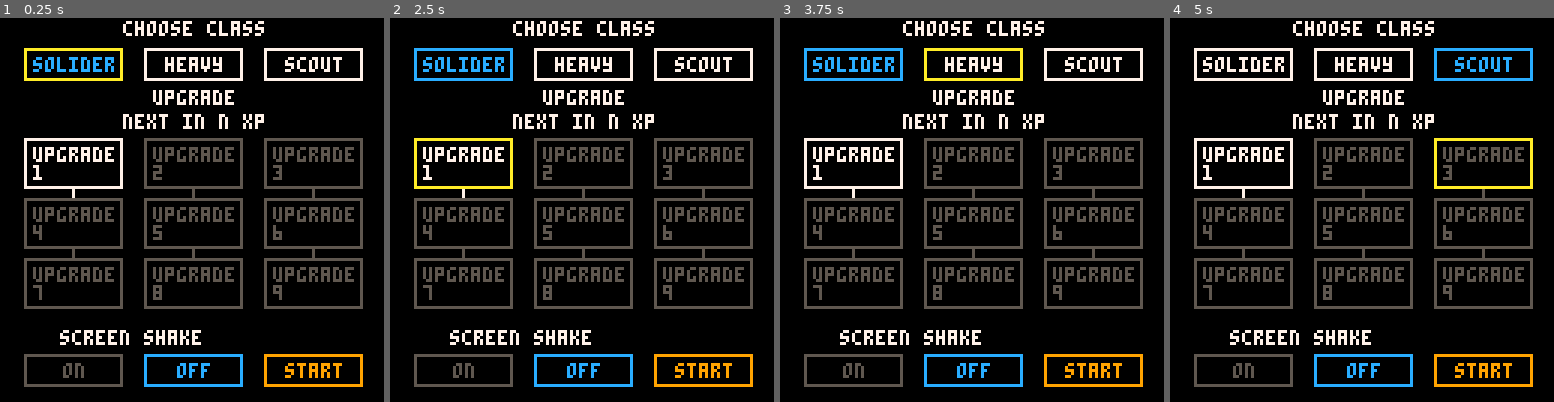
Above: before the commit, frames 1-4 (left to right).
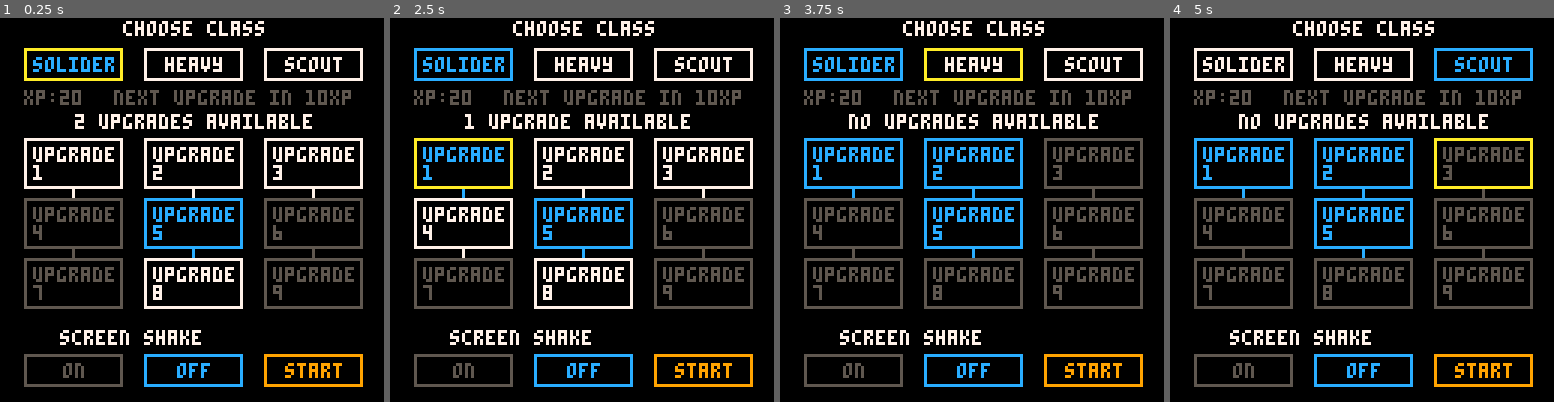
Above: after the commit, the same moments.

Repository: rdelos747/pico8
Game: PICO-8 cartridge mech.p8
Two runs of this game, one before a commit and one after it. Both use one fixed random seed, a clock stepped at 60 frames per second and the inputs below.
Inputs:
- Up to frame 1 (0.25 s): no input
- Up to frame 2 (2.5 s): tap O (Z key) at 0.33, 0.7, 1.43, 2.22 s; tap X (X key) at 1.07, 2.07, 2.4 s; hold Left 1.97-2.37 s; hold Down from 2.42 s (still down)
- Up to frame 3 (3.75 s): tap X (X key) every 0.33 s from 2.73 to 3.73 s; release Down at 2.82 s; hold Right 2.87-3.53 s; tap O (Z key) at 3.1 s; hold Up from 3.58 s (still down)
- Up to frame 4 (5 s): tap O (Z key) at 3.98, 4.87 s; tap X (X key) at 4.07, 4.4, 4.73 s; release Up at 4.08 s; hold Right 4.13-4.53 s; hold Down from 4.58 s (still down)

The runs differ from the first frame. In frame 1, 7.1% of the frame differs, in the area x 6-95%, y 18-76%; in frame 2, 8.5%; in frame 3, 6.0%; in frame 4, 6.0%.

Commit message:
Wed May 15 03:02:19 EDT 2019

Diff:
--- a/mech.p8
+++ b/mech.p8
@@ -31,11 +31,15 @@
 }
 
 --upgrades
-upgrades={1,0,0,0,0,0,0,0,0}
+upgrades={0,0,0,0,2,0,0,0,0}
 --class
 class=1
 --shake
 will_shake=f
+--xp
+xp_lvl={10,20,30,40,50}
+cur_lvl=1
+up_num=0
 
 --cam
 cam={
@@ -60,7 +64,8 @@
 lzr=0,
 dam=0,
 max_hp=5,
-hp=0
+hp=0,
+xp=20
 }
 
 --arrays
@@ -137,6 +142,7 @@
 	add(sm.boxes,{
 		s="start",x=7,y=3
 	})
+	restart()
 end
 
 function restart()
@@ -160,6 +166,11 @@
 	end
 	camera(0,0)
 	mode=0
+	--update upgrades
+	while pp.xp>=xp_lvl[cur_lvl] do
+		cur_lvl+=1
+		up_num+=1
+	end
 end
 
 --draw
@@ -175,35 +186,55 @@
 	local r1=1
 	local r2=10
 	print("choose class",41,1,7)
-	print("upgrade",51,24,7)
-	print("next in n xp",41,32,7)
+	print("xp:"..pp.xp,8,24,5)
+	print("next upgrade in "
+			..xp_lvl[cur_lvl]-pp.xp.."xp"
+			,38,24,5)
+	if up_num==1 then
+		print(""..up_num..
+		" upgrade available",25,32,7)
+	elseif up_num>1 then
+		print(""..up_num..
+		" upgrades available",25,32,7)
+	else
+		print("no upgrades available",23,32,7)
+	end
 	print("screen shake",20,104,7)
 	local cols={8,48,88}
 	local rows={10,40,60,80,112}
 	local h_sm=10
 	local h_lg=16
 	local idx=1
+	--draw boxes
 	for r in all(rows) do
 	for c in all(cols) do
 		local h=h_sm
 		local b_col=5
 		local txt=sm.boxes[idx]
 		if idx<4 then
+			--classes
 			b_col=7
 			if(class==idx)b_col=12
 		elseif idx==13 then
+			--shake t
 			if(will_shake==t)b_col=12
 		elseif idx==14 then
+			--shake f
 			if(will_shake==f)b_col=12
 		elseif idx==15 then
+			--start
 			h=h_sm
 			b_col=9
 		else
+			--upgrades
 			h=h_lg
 			if(upgrades[idx-3]==1)b_col=7
+			if(upgrades[idx-3]==2)b_col=12
 			if idx>3 and idx<10 then
 				if upgrades[idx-3]==1 then
 					line(c+16,r+h,c+16,r+h+3,7)
+				elseif upgrades[idx-3]==2 then
+					line(c+16,r+h,c+16,r+h+3,12)
 				else
 					line(c+16,r+h,c+16,r+h+3,5)
 				end
@@ -290,7 +321,7 @@
 	rectfill(cam.x,hud_t,
 		cam.x+127,hud_t+8,0)
 	print("hp:",cam.x+2,hud_t+2,7)
-	print(pp.hp*hp_block,cam.x+100,hud_t+2,7)
+	//print(pp.hp*hp_block,cam.x+100,hud_t+2,7)
 	--hp background
 	rectfill(cam.x+15,hud_t+2,
 		cam.x+15+(pp.max_hp*hp_block),
@@ -307,6 +338,11 @@
 			cam.x+15+((pp.hp+1)*hp_block),
 			hud_t+6,10)
 	end
+	--xp
+	local xps="xp:"..pp.xp
+	print(xps,cam.x+75,hud_t+2,7)
+	print("/"..xp_lvl[cur_lvl],
+		cam.x+75+(#xps)*4,hud_t+2,5)
 end
 
 function _update()
@@ -338,22 +374,50 @@
 		sm.press=f
 	end
 	if btn(4) or btn(5) then
-		//mode=1
-		//game_init()
+		sm.tim=20
+		--start
+		if sm.point==15 then
+			mode=1
+			game_init()
 		--select class
-		sm.tim=20
-		if sm.point<4 then
-			class=sm.point end
+		elseif sm.point<4 then
+			class=sm.point
 		--select shake
-		if sm.point==13 then
-			will_shake=t end
-		if sm.point==14 then
-			will_shake=f end
+		elseif sm.point==13 then
+			will_shake=t
+		elseif sm.point==14 then
+			will_shake=f
+		--upgrades
+		elseif upgrades[sm.point-3]==1 then
+			upgrades[sm.point-3]=2
+			up_num-=1
+		end
 	end
 	if sm.tim>0 then
 		sm.tim-=1
 	else
 		sm.tim=20
+	end
+
+	-- calculate updates
+	if up_num > 0 then
+		for i=1,3 do
+			if upgrades[i] !=2 then
+				upgrades[i]=1
+			end
+		end
+		for i=4,9 do
+			if upgrades[i-3]==2 and
+					upgrades[i]<2 then
+				upgrades[i]=1
+			end
+		end
+	else
+		for i=1,9 do
+			if upgrades[i]==1 then
+				upgrades[i]=0
+			end
+		end
 	end
 end
 
@@ -733,6 +797,7 @@
 		ej=flr(e.y/8)
 		mset(ei,ej,25)
 		del(enemies,e)
+		pp.xp+=5
 	end
 end
 
@@ -786,6 +851,10 @@
 
 --shake
 function shake()
+	if not will_shake then
+		cam.shake=0
+		return
+	end
 	if cam.shake>0 then
 		if cam.shake%2==0 then
 			cam.x+=cam.samt*2
